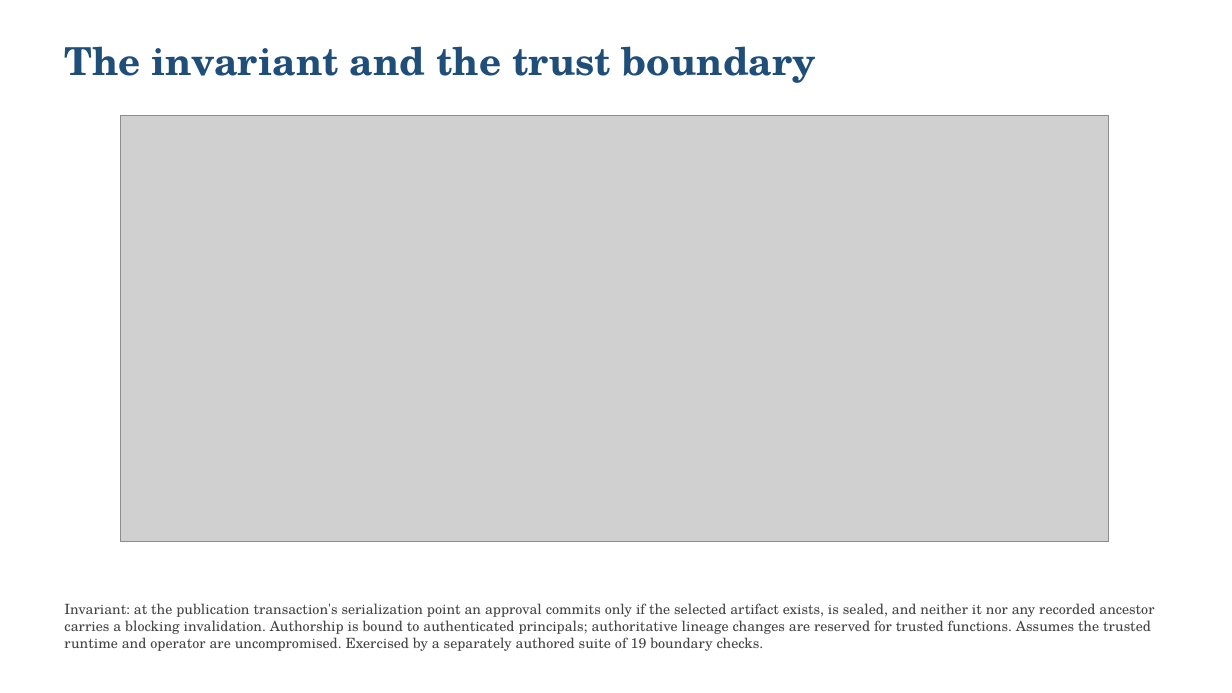
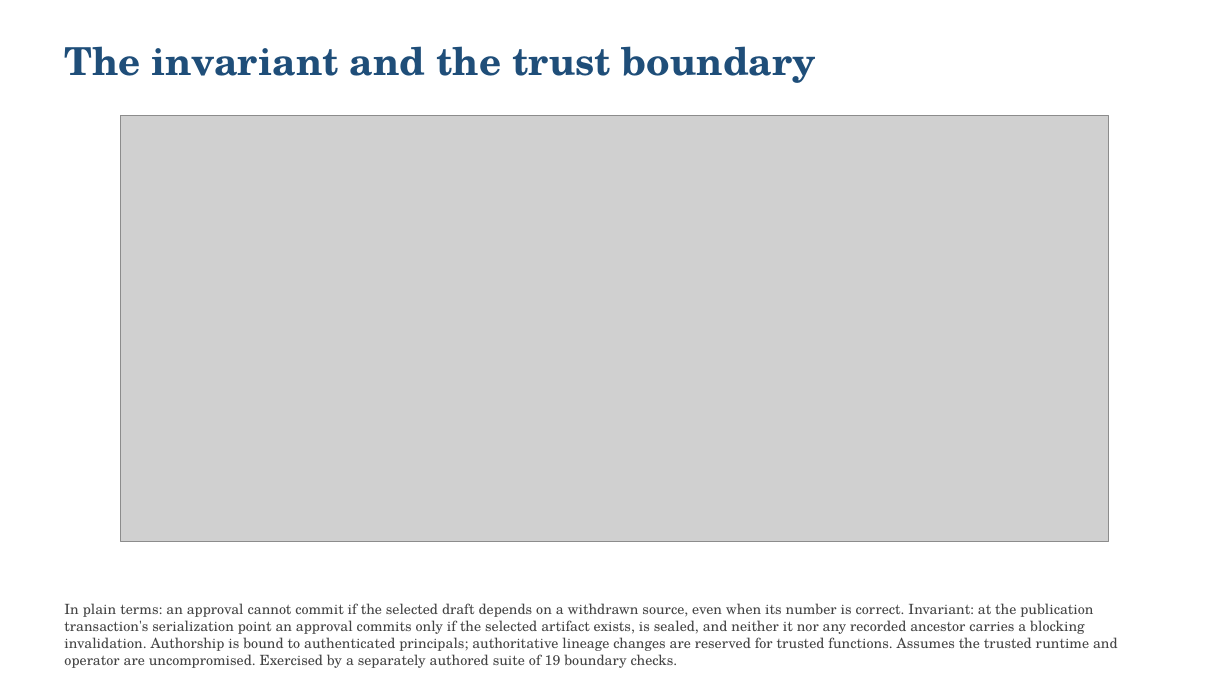
Before and after one commit to LoriensLibrary/SwarmHive, a slide deck: slide 3 of report/SLIDES.pptx. Drawn at 1232x693 pixels with LibreOffice and Linux fonts; fonts in the diff are those of the drawing; grey boxes stand for pictures. Boxes give left, top, right and bottom in pixels: in the first picture for what was removed or moved away, otherwise in the second. Text is boxed around its words. In the diff, an @@ line names an element or a change of style, - is before the commit and + after.

Commit message:
final review: cost accounting corrected (metered vs kept reserves vs guard total; ceiling bounds worst-case liability), token-test sidedness recorded (B.9 item 9), cost correction disclosed (B.9 item 10), retrieval sentence narrowed, abstract 230 words, reasoning-token ratio fixed, unsupported oversight claim removed, plain-language invariant

```diff
--- a/report/SLIDES.pptx
+++ b/report/SLIDES.pptx
@@ text at [64, 603, 1118, 668]: text changed @@
-Invariant: at the publication transaction's serialization point an approval commits only if the selected artifact exists, is sealed, and neither it nor any recorded ancestor carries a blocking invalidation. Authorship is bound to authenticated principals; authoritative lineage changes are reserved for trusted functions. Assumes the trusted runtime and operator are uncompromised. Exercised by a separately authored suite of 19 boundary checks.
+In plain terms: an approval cannot commit if the selected draft depends on a withdrawn source, even when its number is correct. Invariant: at the publication transaction's serialization point an approval commits only if the selected artifact exists, is sealed, and neither it nor any recorded ancestor carries a blocking invalidation. Authorship is bound to authenticated principals; authoritative lineage changes are reserved for trusted functions. Assumes the trusted runtime and operator are uncompromised. Exercised by a separately authored suite of 19 boundary checks.
```
Also in this commit, not shown: 1 other slide changed, 15 other files.
